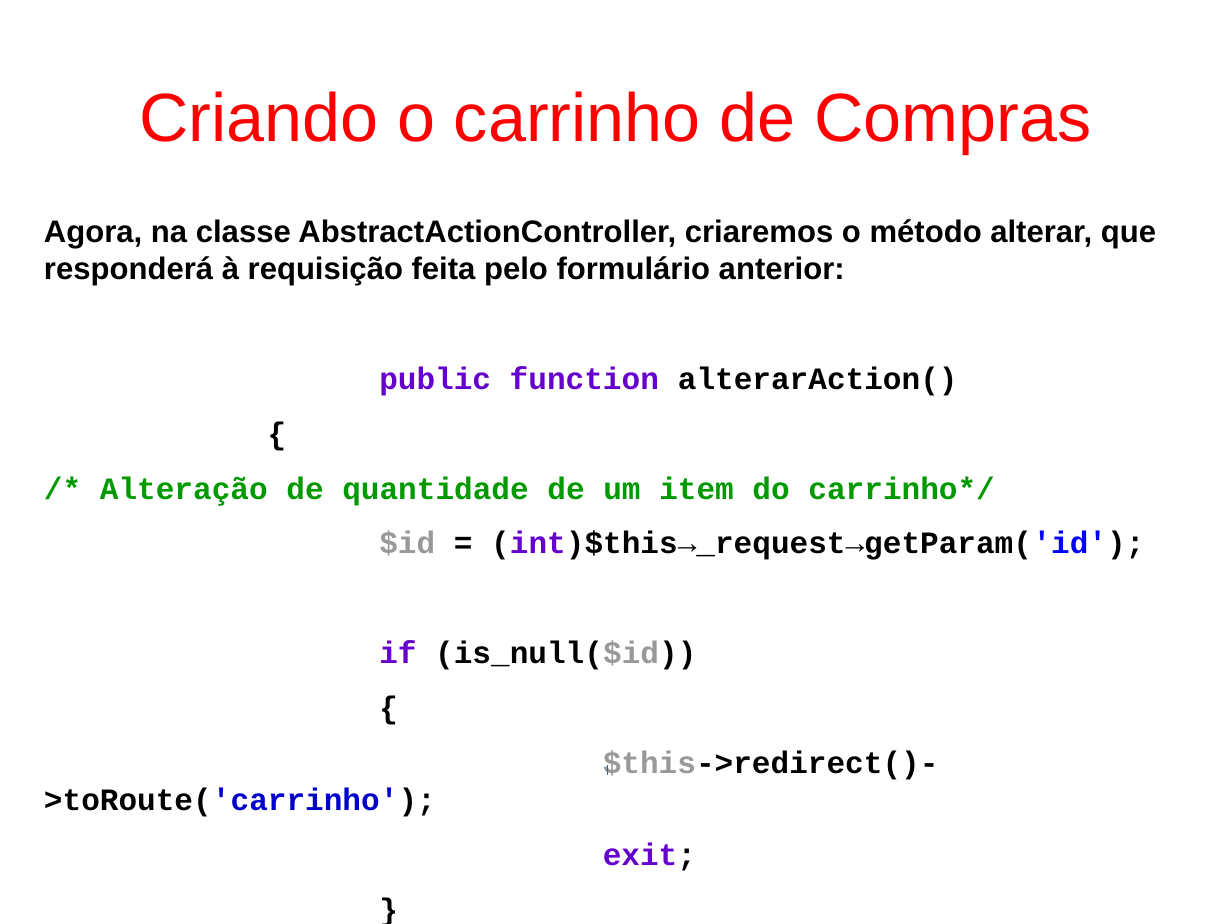
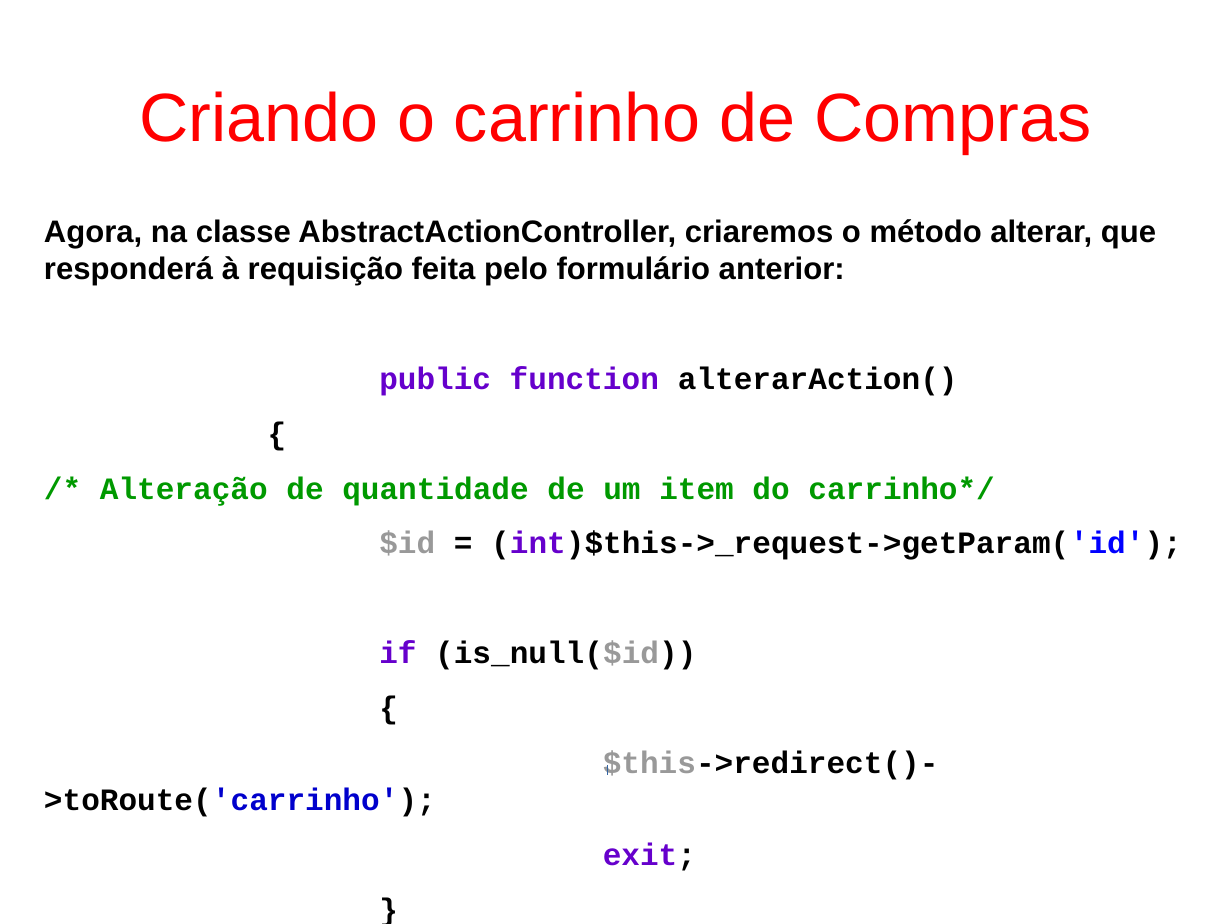
Before and after one commit to fgsl/lojasacme, a slide deck: slide 97 of docs/tutorial.odp. Drawn at 1232x924 pixels with LibreOffice and Linux fonts; fonts in the diff are those of the drawing. Boxes give left, top, right and bottom in pixels: in the first picture for what was removed or moved away, otherwise in the second. Text is boxed around its words. In the diff, an @@ line names an element or a change of style, - is before the commit and + after.

```diff
--- a/docs/tutorial.odp
+++ b/docs/tutorial.odp
@@ text at [379,531,1182,560]: text changed @@
-$id = (int)$this→_request→getParam('id');
+$id = (int)$this->_request->getParam('id');
```
Also in this commit, not shown: 24 other slides changed, 2 slides added, 7 slides removed, 5 other files.
